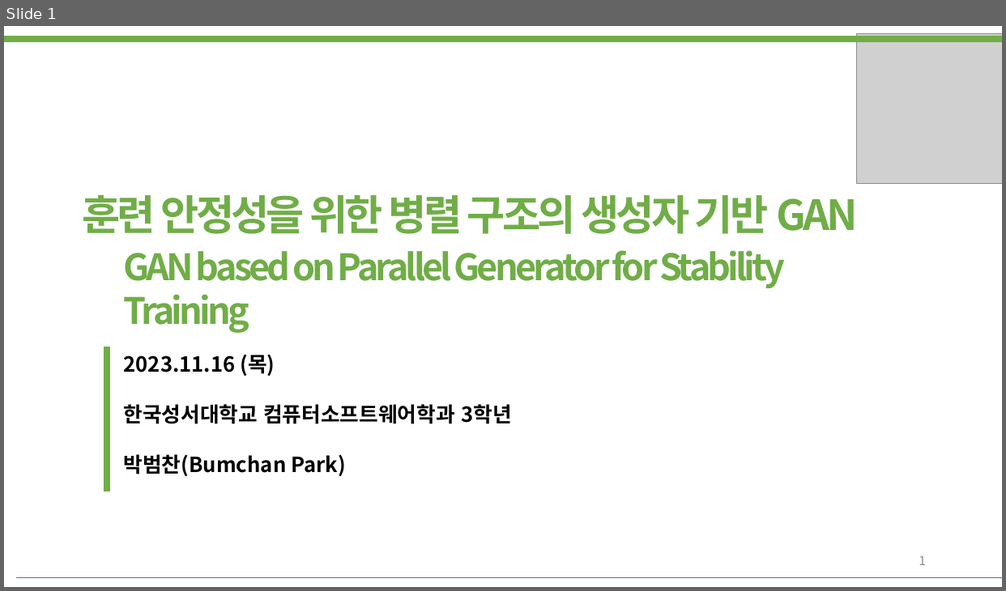
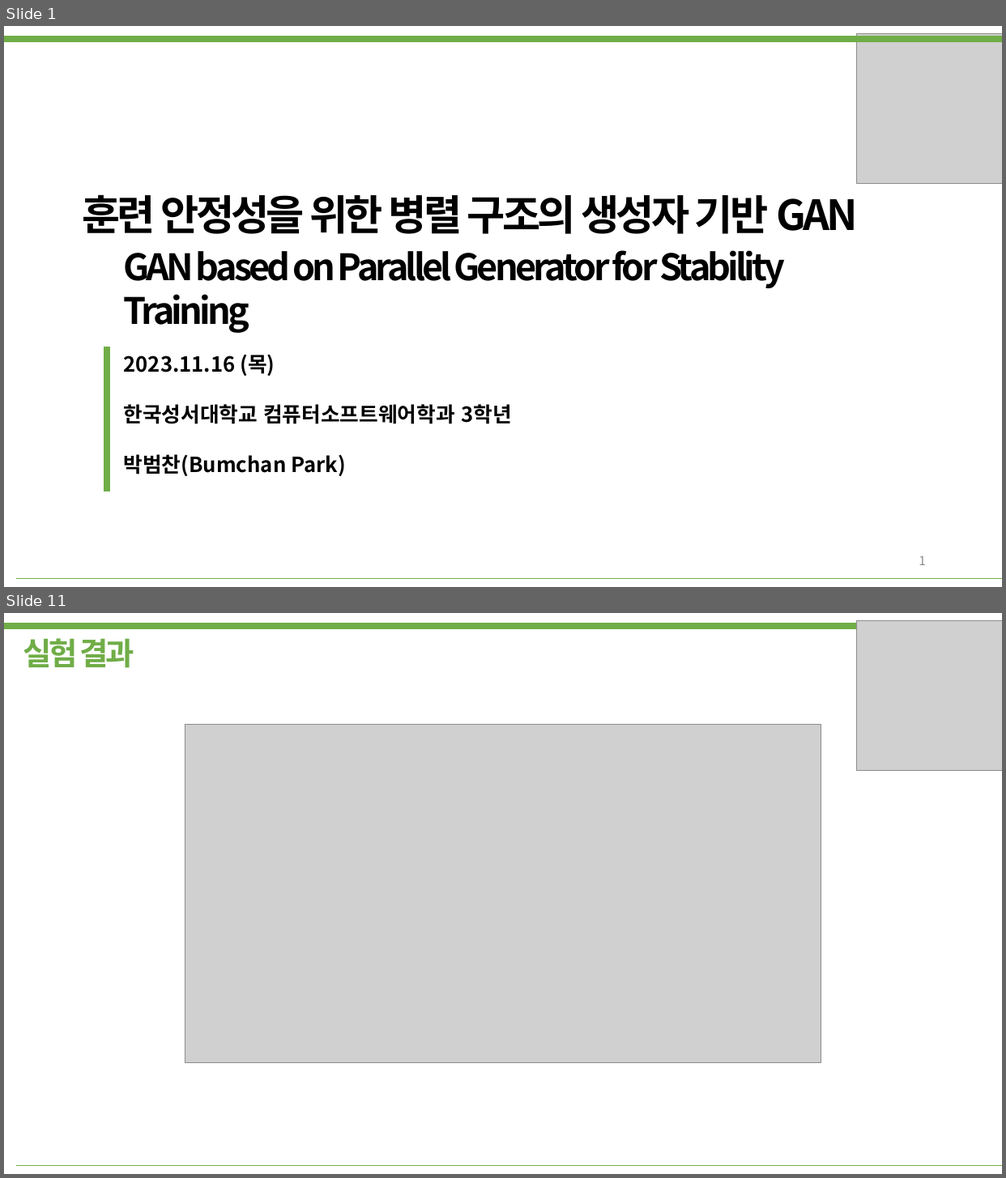
Before and after one commit to bumcoding/GAN_Indicators, a slide deck: 발표자료.pptx. Shown one above the other, each under a label of ours: slide 1 before the commit, slides 1 and 11 after it; the slides between them are not shown. The pictures are 1006x591 and 1006x1178 pixels, drawn with LibreOffice and Linux fonts; fonts in the diff are those of the drawing; grey boxes stand for pictures. Boxes give left, top, right and bottom in pixels: in the first picture for what was removed or moved away, otherwise in the second. Text is boxed around its words. In the diff, an @@ line names an element or a change of style, - is before the commit and + after.

```diff
--- a/발표자료.pptx
+++ b/발표자료.pptx
@@ slide 11 added at <box>4,613,1002,1174</box>, background #FFFFFF @@
@@ line added from (4, 627) to (1002, 627), #70AD47 6 pt @@
@@ picture added at <box>857,621,1002,771</box> @@
@@ text added at <box>23,638,134,668</box>, 30 pt, text #70AD47, bold @@
+실험 결과
@@ picture added at <box>185,725,821,1063</box> @@
@@ line added from (16, 1165) to (1002, 1165), #70AD47 0.25 pt @@
@@ slide 1 changed as well @@
@@ text "훈련 안정성을 위한 병렬 구조의 ..." at <box>83,194,858,234</box>: text colour #70AD47 to #000000 @@
@@ text "GAN based on Parallel Generator ..." at <box>124,250,786,333</box>: text colour #70AD47 to #000000 @@
@@ line (16, 578) - (1002, 578): stroke #4472C4 0.25 pt to #70AD47 0.25 pt @@
```
Also in this commit, not shown: 11 other slides added, 1 slide removed, 3 other files.
